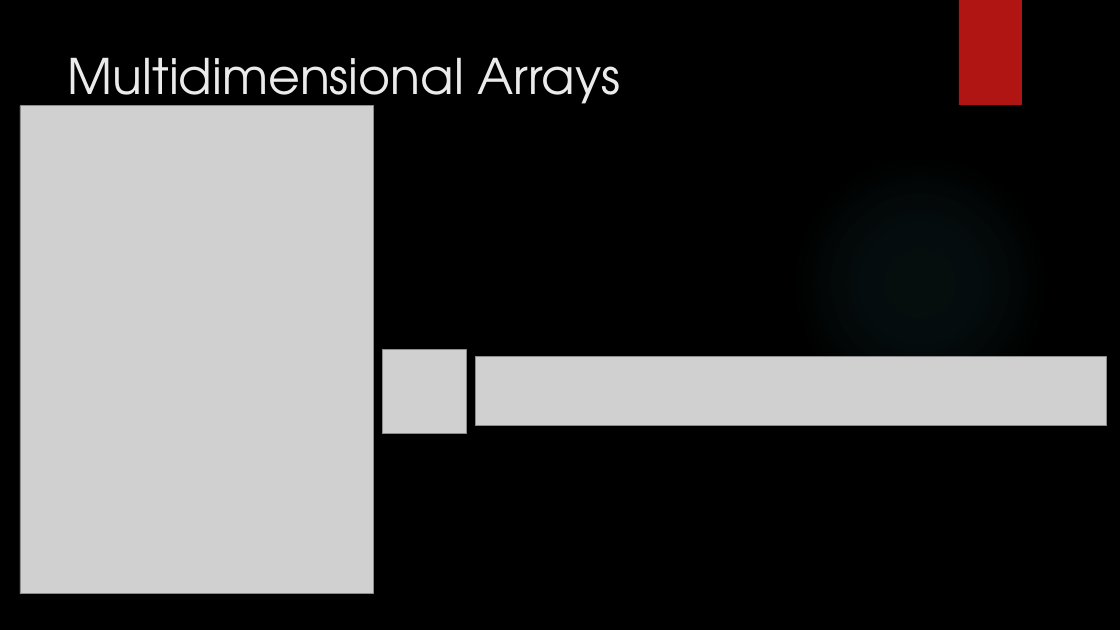
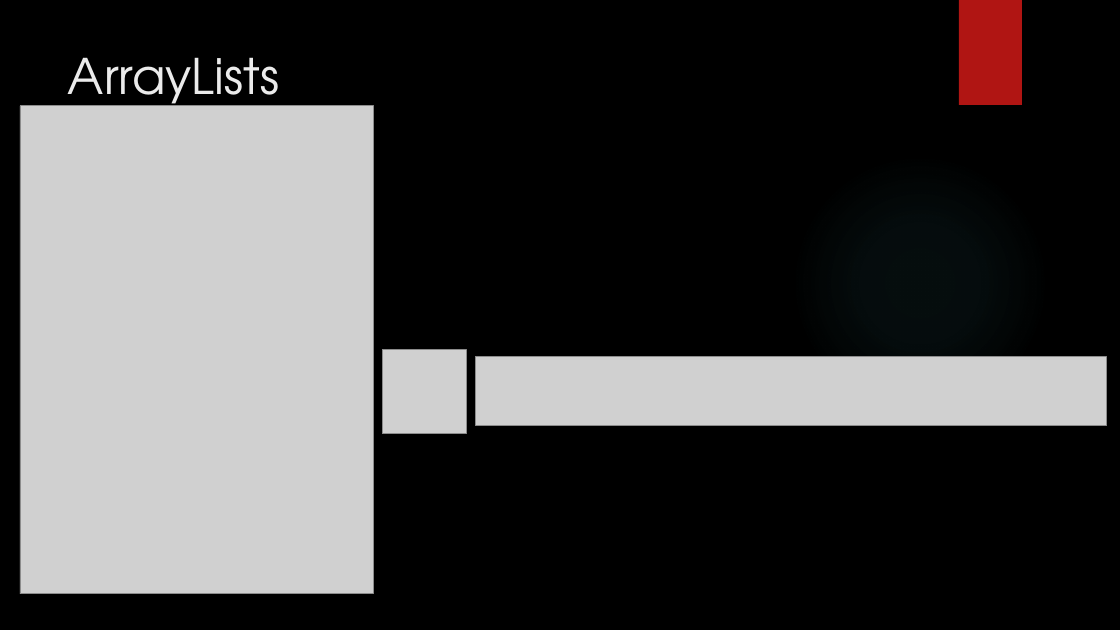
Before and after one commit to michaelbartlett17/cs7-recs, a slide deck: slide 19 of Slides/1014Recitation.pptx. Drawn at 1120x630 pixels with LibreOffice and Linux fonts; fonts in the diff are those of the drawing; grey boxes stand for pictures; background and template pictures are left out. Boxes give left, top, right and bottom in pixels: in the first picture for what was removed or moved away, otherwise in the second. Text is boxed around its words. In the diff, an @@ line names an element or a change of style, - is before the commit and + after.

Commit message:
added slides for 1021

```diff
--- a/Slides/1014Recitation.pptx
+++ b/Slides/1014Recitation.pptx
@@ title at box(68, 57, 280, 117): text changed @@
-Multidimensional Arrays
+ArrayLists
```
Also in this commit, not shown: 2 other files.
